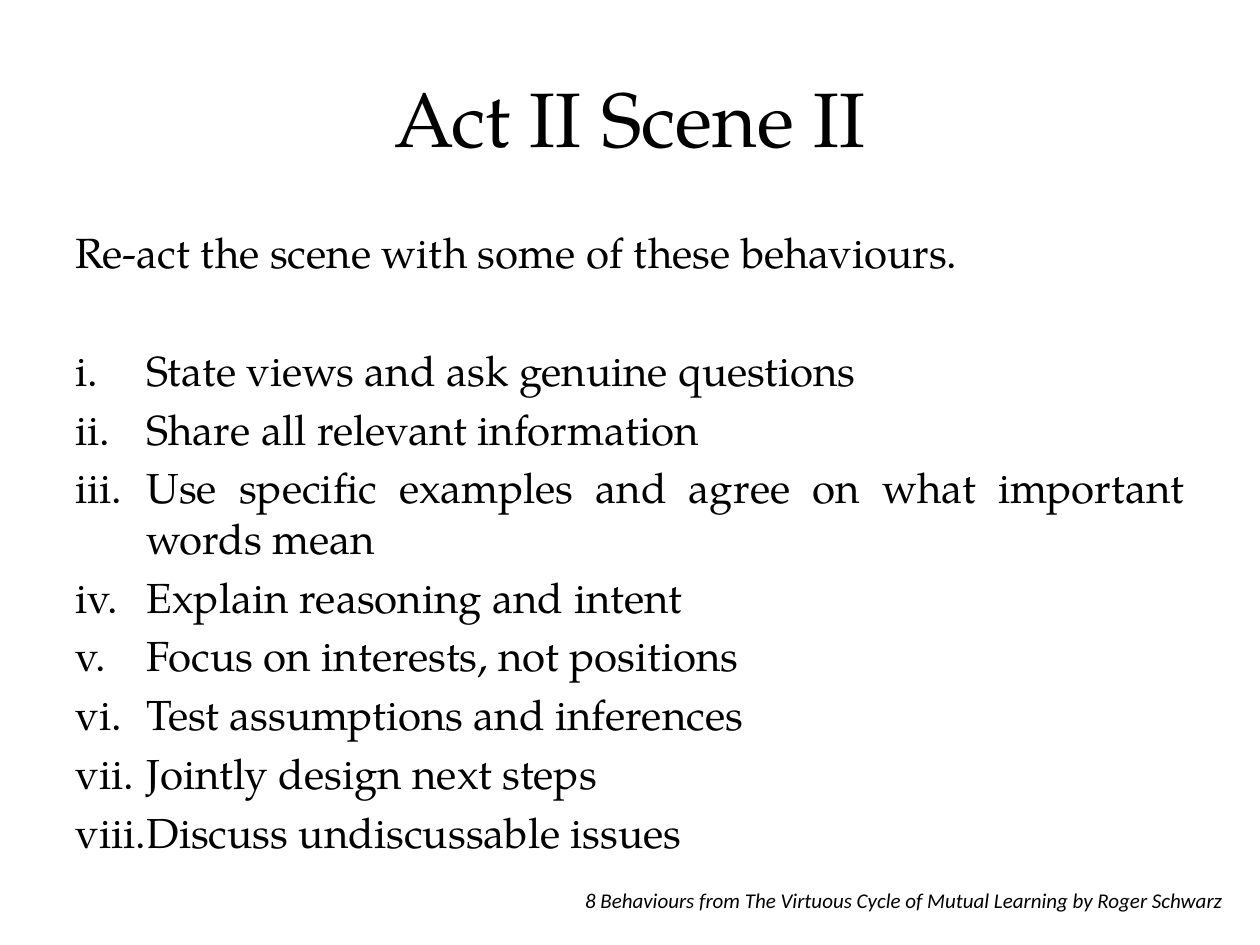
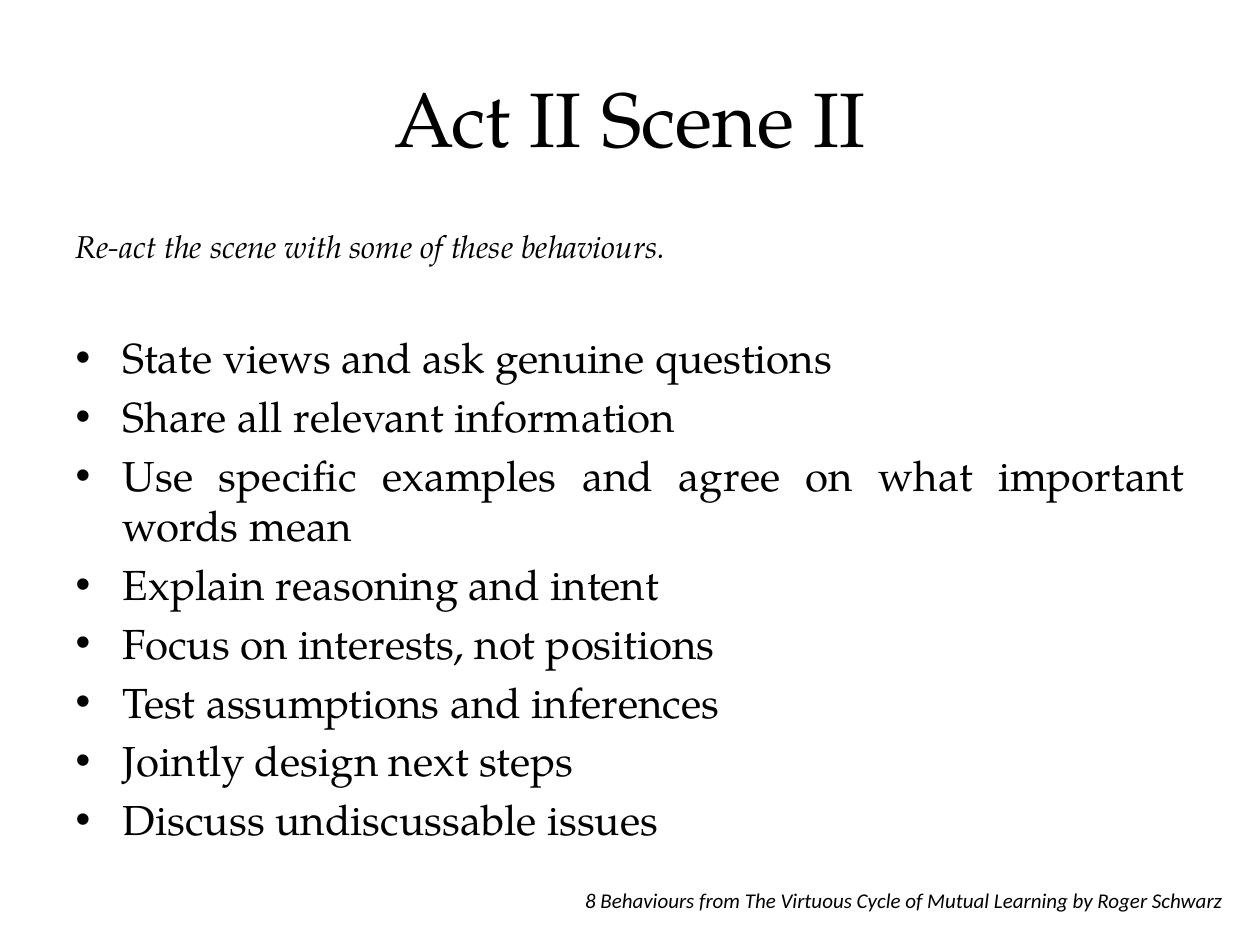
Before and after one commit to tumbarumba/effective-communication, a slide deck: slide 30 of The Fellowship of the Ring.pptx. Drawn at 1260x945 pixels with LibreOffice and Linux fonts; fonts in the diff are those of the drawing. Boxes give left, top, right and bottom in pixels: in the first picture for what was removed or moved away, otherwise in the second. Text is boxed around its words. In the diff, an @@ line names an element or a change of style, - is before the commit and + after.

```diff
--- a/The Fellowship of the Ring.pptx
+++ b/The Fellowship of the Ring.pptx
@@ text "Re-act the scene with some ..." at [76, 235, 1184, 836]: size 24 to 18 pt, italic on in "Re-act the scene with some of these ..."; less space between paragraphs; bullet i. to • @@
```
Also in this commit, not shown: 6 other slides changed, 1 slide added, 1 slide removed.
